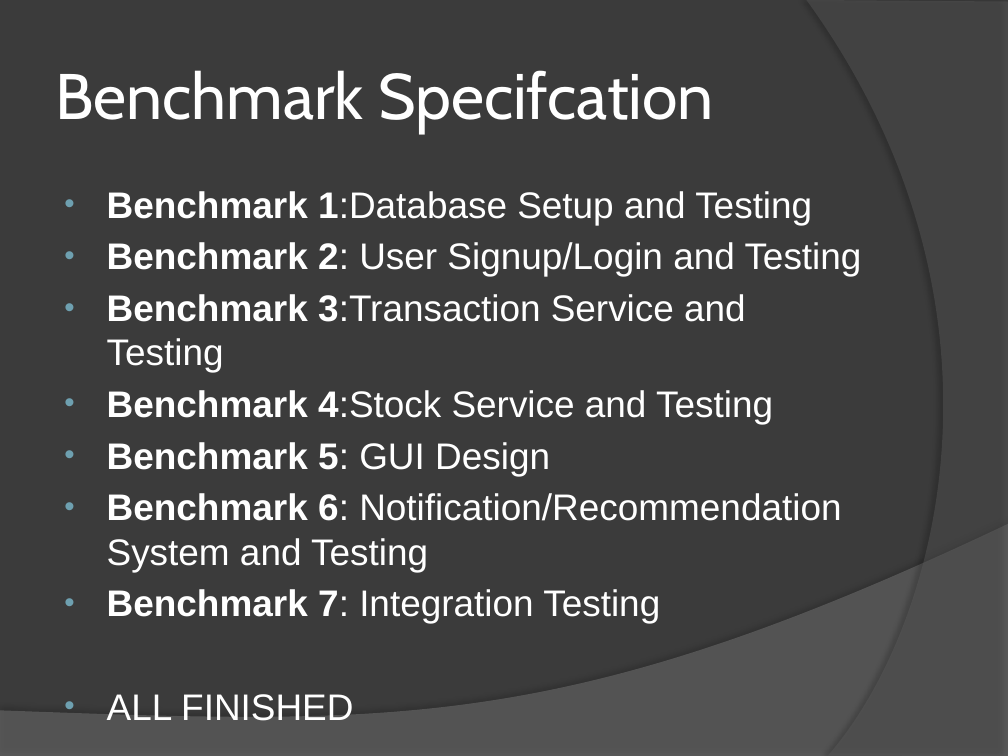
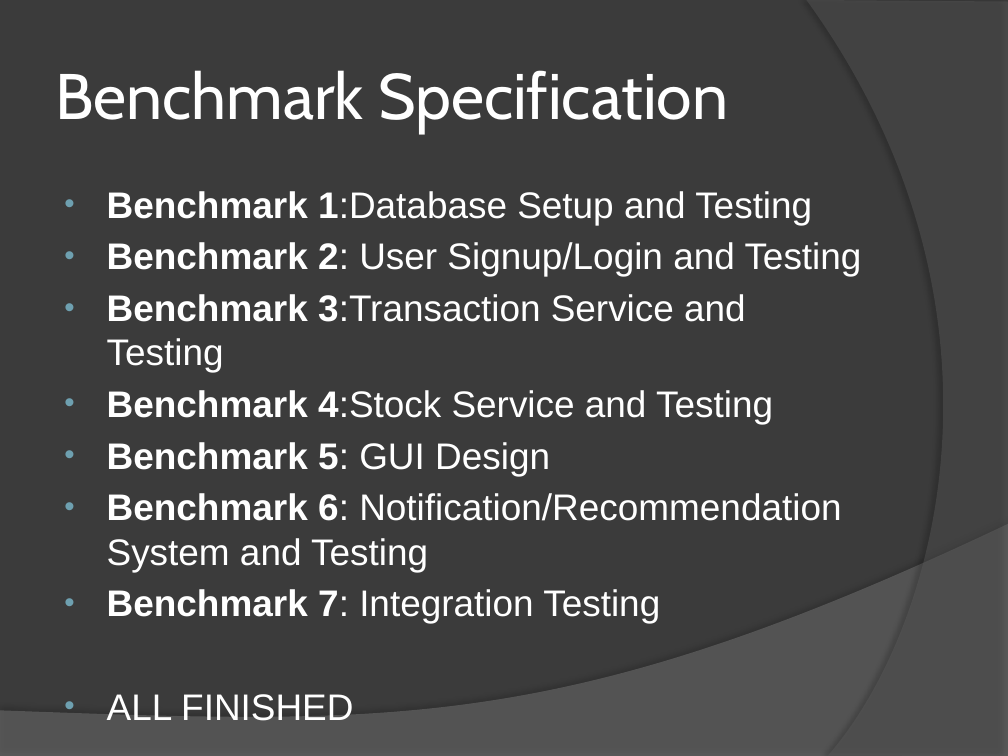
Before and after one commit to JackD27/CapstoneProject, a slide deck: slide 10 of FinalMoneypadPowerpoint.pptx (slide 9 before the commit). Drawn at 1008x756 pixels with LibreOffice and Linux fonts; fonts in the diff are those of the drawing. Boxes give left, top, right and bottom in pixels: in the first picture for what was removed or moved away, otherwise in the second. Text is boxed around its words. In the diff, an @@ line names an element or a change of style, - is before the commit and + after.

```diff
--- a/FinalMoneypadPowerpoint.pptx
+++ b/FinalMoneypadPowerpoint.pptx
@@ title at (55,70,728,133): text changed @@
-Benchmark Specifcation
+Benchmark Specification
```
Also in this commit, not shown: 4 other slides changed, 1 slide added, 1 slide removed.
